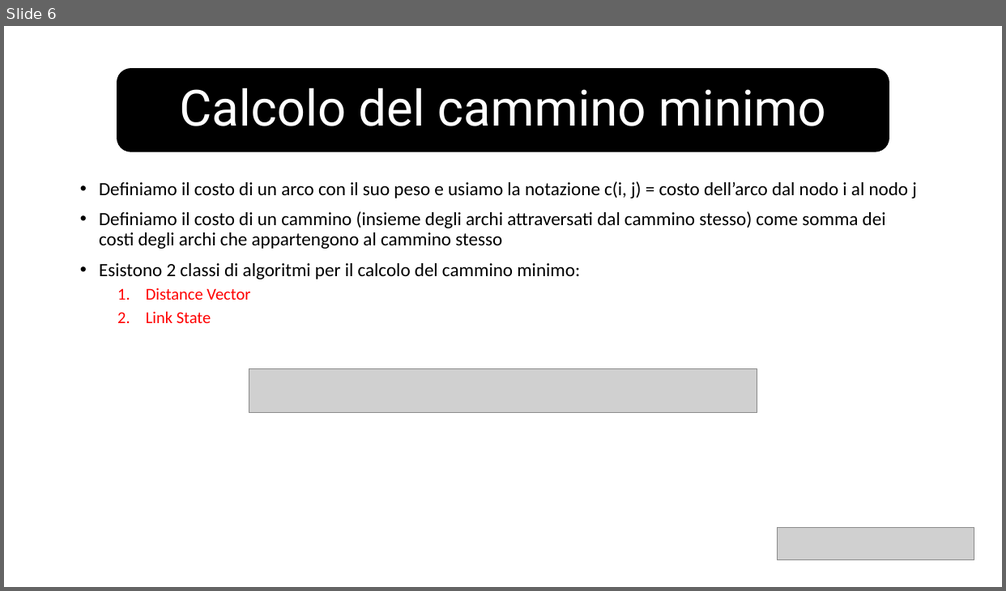
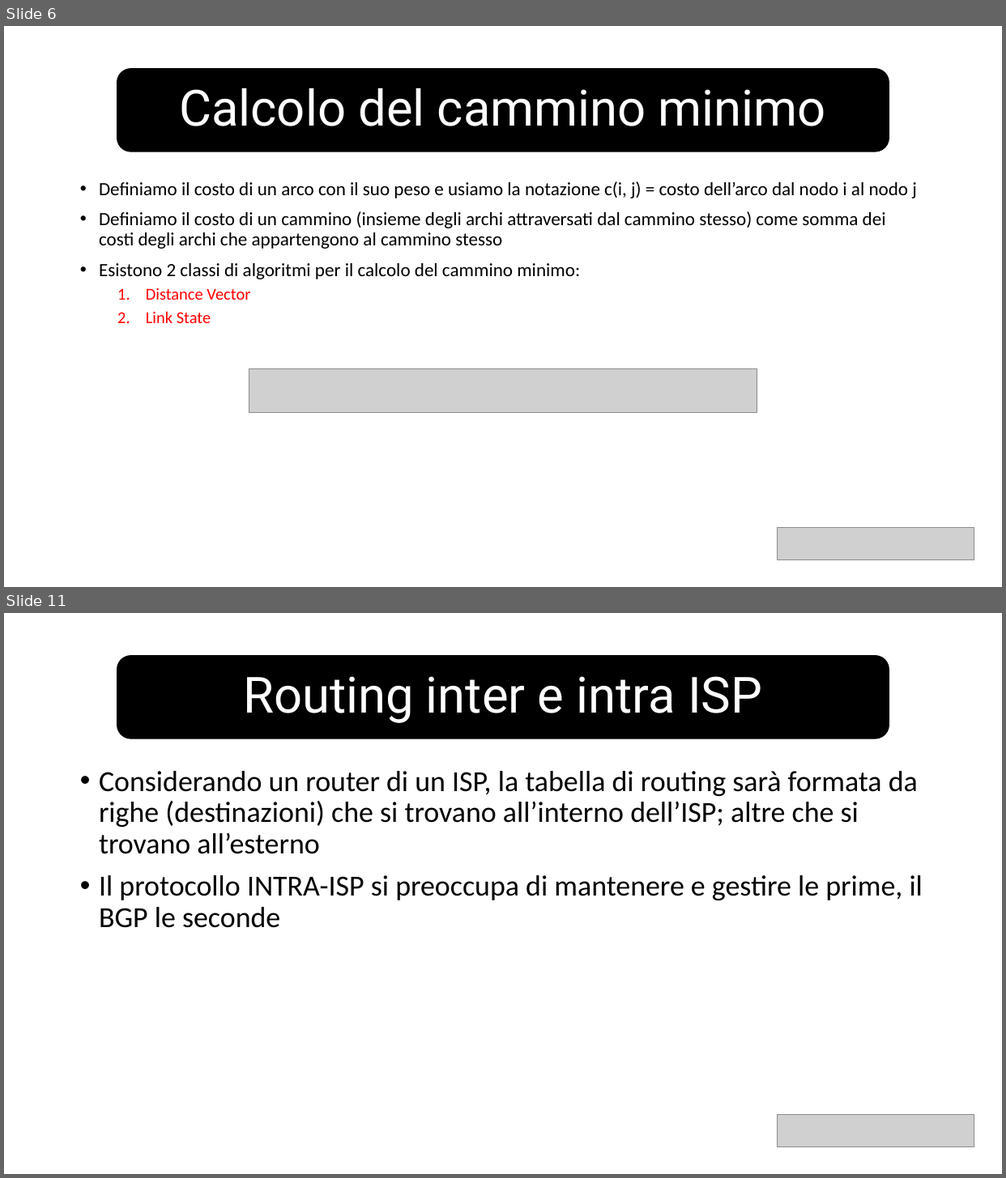
Before and after one commit to v-research/edu, a slide deck: network_introduction_2022/material/l7/routing.pptx. Shown one above the other, each under a label of ours: slide 6 before the commit, slides 6 and 11 after it; the slides between them are not shown. The pictures are 1006x591 and 1006x1178 pixels, drawn with LibreOffice and Linux fonts; fonts in the diff are those of the drawing; grey boxes stand for pictures. Boxes give left, top, right and bottom in pixels: in the first picture for what was removed or moved away, otherwise in the second. Text is boxed around its words. In the diff, an @@ line names an element or a change of style, - is before the commit and + after.

```diff
--- a/network_introduction_2022/material/l7/routing.pptx
+++ b/network_introduction_2022/material/l7/routing.pptx
@@ slide 11 added at bbox=[4, 613, 1002, 1174], background #FFFFFF @@
@@ rounded rectangle added at bbox=[117, 656, 889, 739], fill #000000, outline #000000 1 pt @@
@@ title added at bbox=[243, 676, 762, 723], 48 pt, text #FFFFFF @@
+Routing inter e intra ISP
@@ text added at bbox=[99, 771, 923, 928], 28 pt, text #000000 @@
+• Considerando un router di un ISP, la tabella di routing sarà formata da righe (destinazioni) che si trovano all’interno dell’ISP; altre che si trovano all’esterno
+• Il protocollo INTRA-ISP si preoccupa di mantenere e gestire le prime, il BGP le seconde
@@ picture added at bbox=[778, 1114, 975, 1147] @@
```
Also in this commit, not shown: 1 slide changed, 5 other slides added, 4 other files.
